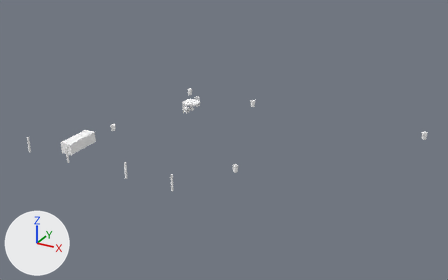
Before and after pictures for a commit that changed the OBJ model Games/GuruttoWorld/Assets/Models/StreetJourney/Baked/Block-1-1.obj.
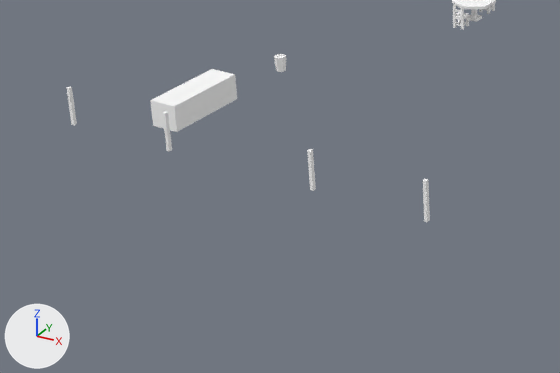
There are two pictures of each version: one whole from a 50 mm lens placed at (27.4, 5.0, 21.6), pointed at (5.8, 44.2, 2.1), one close up on the part from 0% to 50% of the width and 36% to 90% of the height. Arrows for +X, +Y and +Z are at lower left; the lights stay in place. The last two pictures show the newer version. Where no turn or scale is listed for an object, it has been applied to the vertices. Vertices at exactly the same position are counted once.

Script lines for the objects in view, before the commit:
```python
me_block_1_1 = bpy.data.meshes.new('Block-1-1')
me_block_1_1.from_pydata(...)  # 494 vertices, 948 faces; spans x -5.9..19.2, y 34.6..55.2, z 0.6..3.6
me_block_1_1.materials.append(mat_white)  # white #ffffff
ob_block_1_1 = bpy.data.objects.new('Block-1-1', me_block_1_1)
ob_block_1_1.location = (0.0, 0.0, 0.0)
```
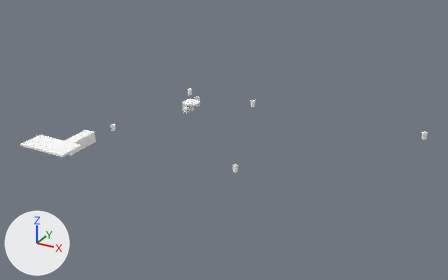
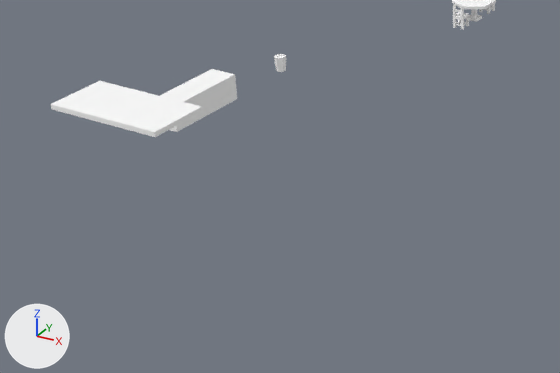
Pixel boxes (x1, y1, x2, y2) of what changed, in the close-ups (560 x 373 px):
'Block-1-1', reshaped
    before: (66, 0, 496, 222)
    after: (50, 0, 496, 137)
part 1 of me_block_1_1, added
    after: (50, 81, 203, 137)
part 2 of me_block_1_1, deleted
    before: (66, 86, 77, 125)
part 3 of me_block_1_1, deleted
    before: (163, 111, 172, 152)
part 4 of me_block_1_1, deleted
    before: (307, 149, 316, 191)
part 5 of me_block_1_1, deleted
    before: (423, 179, 430, 222)

The change in detail:
me_block_1_1 is used by ob_block_1_1; location (0.0, 0.0, 0.0).
me_block_1_1 had 494 vertices, 948 faces and spanned x -5.9..19.2, y 34.6..55.2, z 0.6..3.6.
me_block_1_1 now has 470 vertices, 930 faces and spans x -5.9..19.2, y 34.0..55.2, z 0.6..3.3.
me_block_1_1 part 1: a new loose piece, a box spanning x -5.4..-1.4, y 34.0..36.0, z 3.12..3.28, in mat_white (white #ffffff).
me_block_1_1 part 2: the loose piece of 8 vertices spanning x -5.3..-5.2, y 34.6..34.7, z 2.4..3.6 is deleted.
me_block_1_1 part 3: the loose piece of 8 vertices spanning x -1.6..-1.5, y 34.6..34.7, z 2.4..3.6 is deleted.
me_block_1_1 part 4: the loose piece of 8 vertices spanning x 3.5..3.6, y 34.6..34.7, z 2.4..3.6 is deleted.
me_block_1_1 part 5: the loose piece of 8 vertices spanning x 7.2..7.3, y 34.6..34.7, z 2.4..3.6 is deleted.
